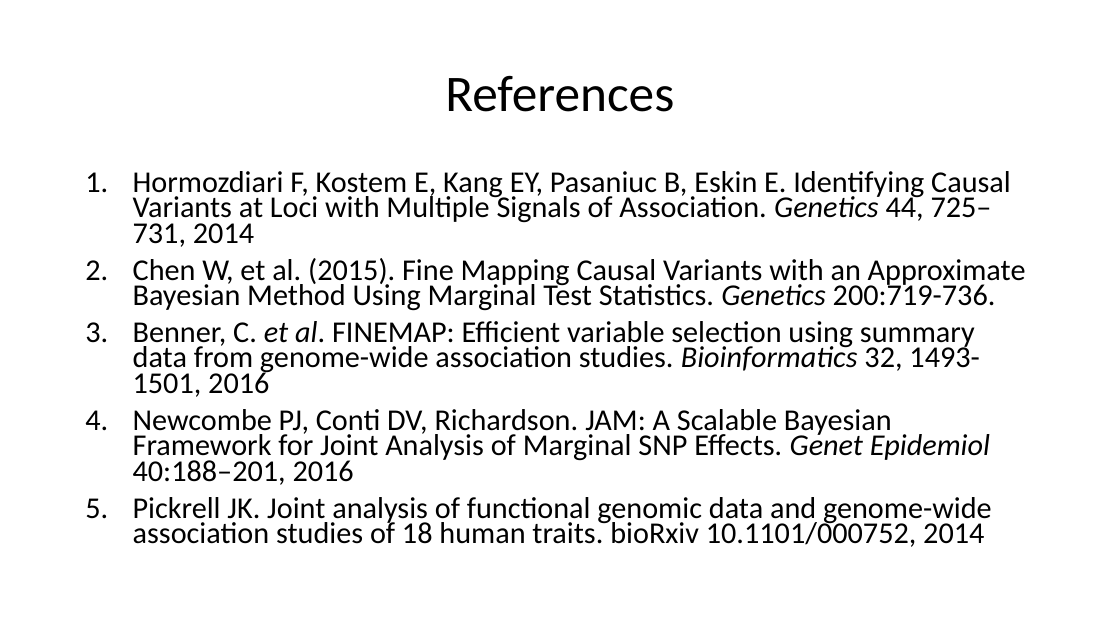
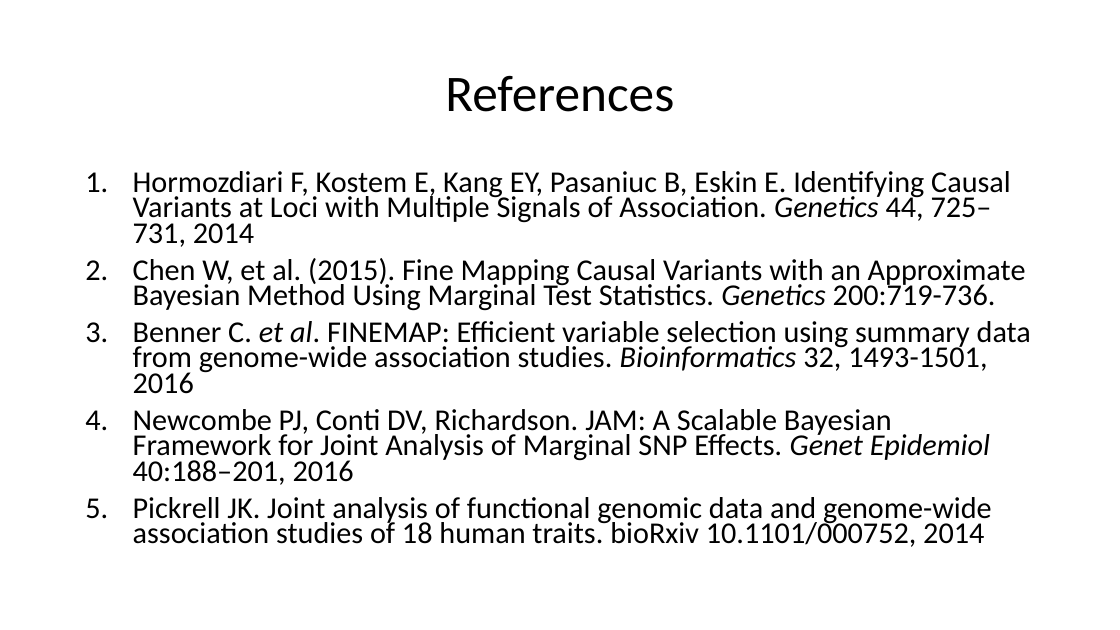
Before and after one commit to jinghuazhao/FM-pipeline, a slide deck: slide 8 of README.pptx. Drawn at 1120x630 pixels with LibreOffice and Linux fonts; fonts in the diff are those of the drawing. Boxes give left, top, right and bottom in pixels: in the first picture for what was removed or moved away, otherwise in the second. Text is boxed around its words. In the diff, an @@ line names an element or a change of style, - is before the commit and + after.

Commit message:
README

```diff
--- a/README.pptx
+++ b/README.pptx
@@ text at (133,321,1031,394): text changed @@
-3. Benner, C. et al. FINEMAP: Efficient variable selection using summary data from genome-wide association studies. Bioinformatics 32, 1493-1501, 2016
+3. Benner C. et al. FINEMAP: Efficient variable selection using summary data from genome-wide association studies. Bioinformatics 32, 1493-1501, 2016
```
